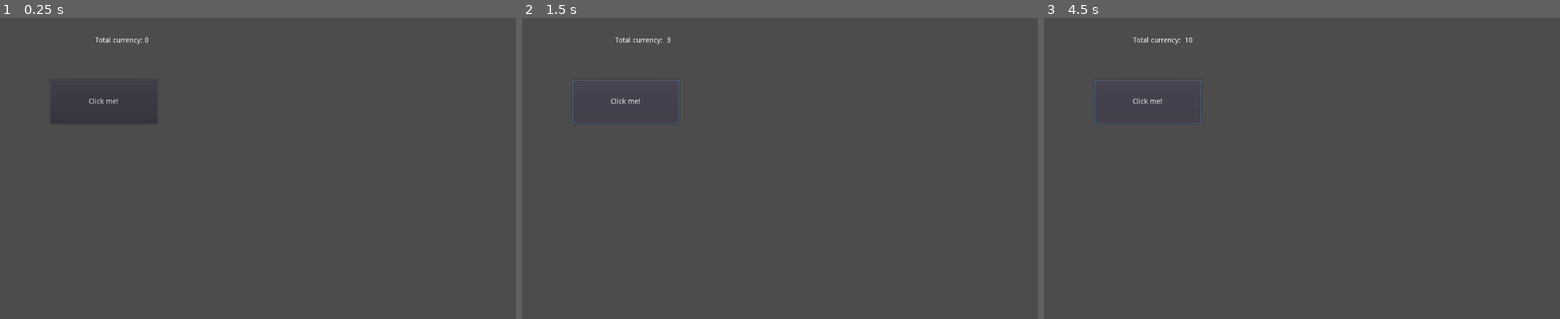
Above: before the commit, frames 1-3 (left to right).
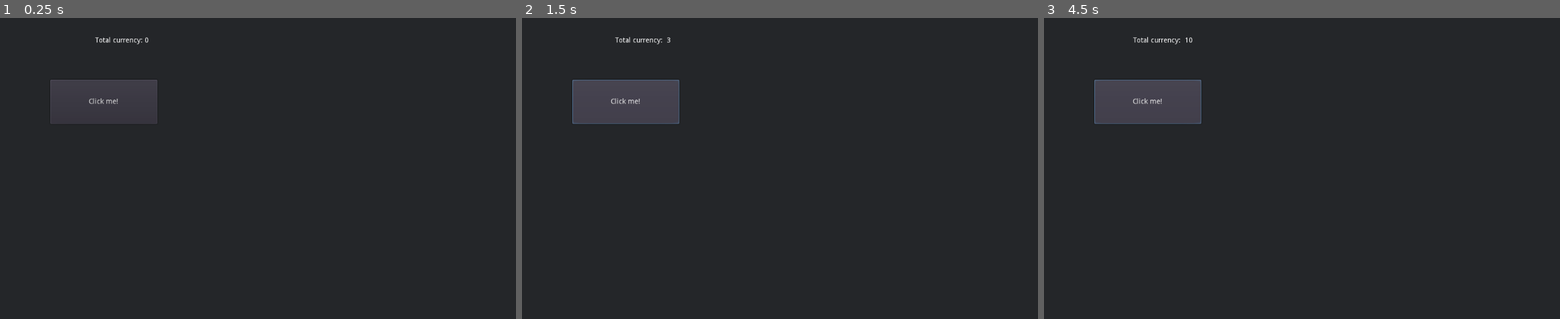
Above: after the commit, the same moments.

Repository: DeXoteric/Clicker_gd
Game: Godot game, scene res://src/MainScene.tscn
Two runs of this game, one before a commit and one after it. Both use one fixed random seed, a clock stepped at 60 frames per second and the inputs below. Before the commit the project starts from res://MainScene.tscn.
Inputs:
- Up to frame 1 (0.25 s): no input
- Up to frame 2 (1.5 s): click "Click me!" at 0.5 s; click "Click me!" at 1.25 s
- Up to frame 3 (4.5 s): click "Click me!" at 2 s; tap Enter at 2.75, 4.25 s; tap Space at 3.5 s

The runs differ from the first frame. In frame 1, 97% of the frame differs, in the area x 0-100%, y 0-100%; in frame 2, 97%; in frame 3, 97%.

Commit message:
project cleanup

Diff:
--- a/Clicker/project.godot
+++ b/Clicker/project.godot
@@ -16,7 +16,7 @@
 [application]
 
 config/name="Clicker"
-run/main_scene="res://MainScene.tscn"
+run/main_scene="res://src/MainScene.tscn"
 config/icon="res://icon.png"
 
 [rendering]
--- a/Clicker/MainScene.tscn
+++ b/Clicker/src/MainScene.tscn
@@ -1,12 +1,20 @@
 [gd_scene load_steps=3 format=2]
 
-[ext_resource path="res://MainScene.gd" type="Script" id=1]
-[ext_resource path="res://TotalCurrencyDisplay.gd" type="Script" id=2]
+[ext_resource path="res://src/MainScene.gd" type="Script" id=1]
+[ext_resource path="res://src/TotalCurrencyDisplay.gd" type="Script" id=2]
 
 [node name="MainScene" type="Control"]
 anchor_right = 1.0
 anchor_bottom = 1.0
 script = ExtResource( 1 )
+__meta__ = {
+"_edit_use_anchors_": false
+}
+
+[node name="BackgroundColor" type="ColorRect" parent="."]
+anchor_right = 1.0
+anchor_bottom = 1.0
+color = Color( 0.145098, 0.152941, 0.164706, 1 )
 __meta__ = {
 "_edit_use_anchors_": false
 }
Renamed: Clicker/MainScene.gd -> Clicker/src/MainScene.gd
Renamed: Clicker/TotalCurrencyDisplay.gd -> Clicker/src/TotalCurrencyDisplay.gd
